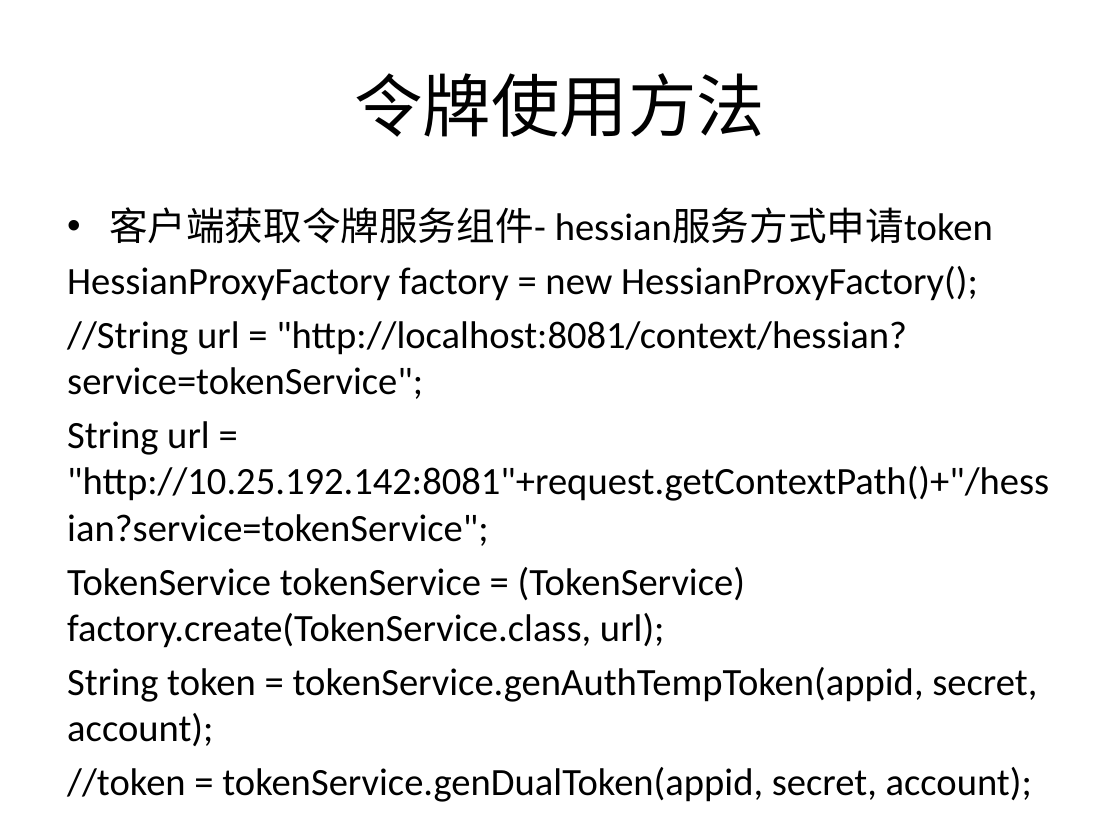
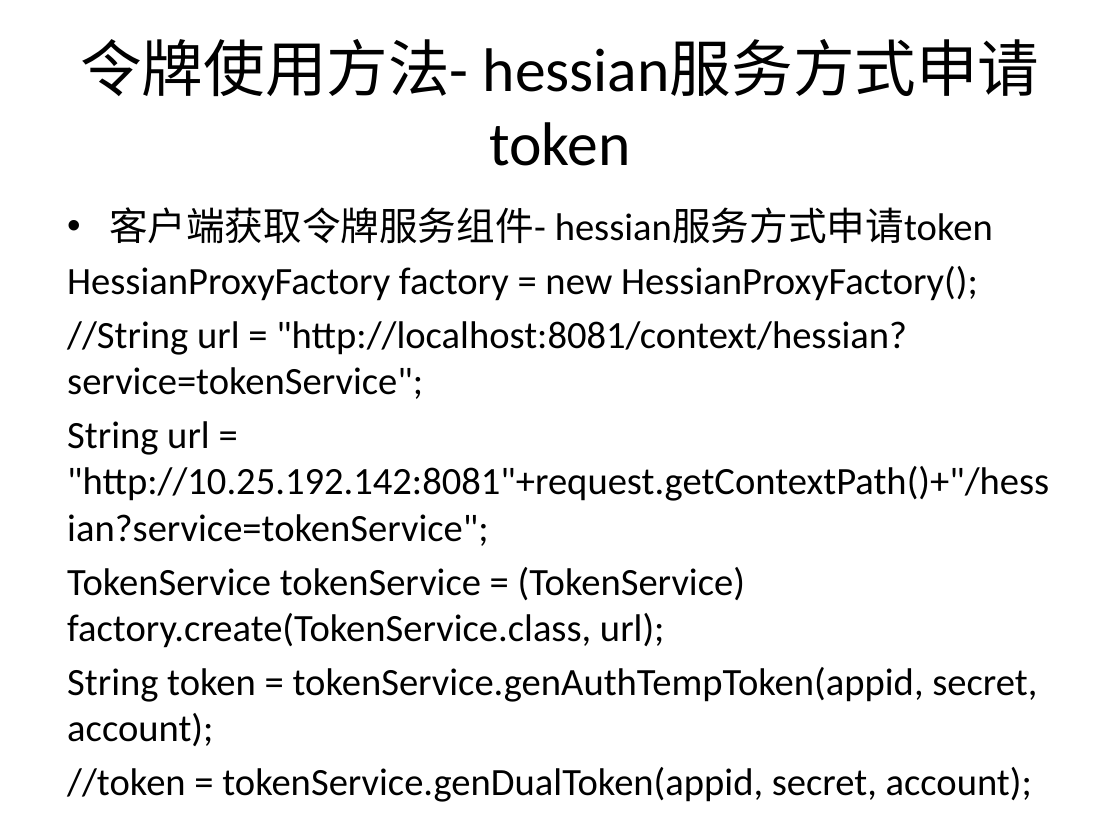
Before and after one commit to bbossgroups/bboss, a slide deck: slide 6 of 文档/令牌管理.pptx (slide 4 before the commit). Drawn at 1120x840 pixels with LibreOffice and Linux fonts; fonts in the diff are those of the drawing. Boxes give left, top, right and bottom in pixels: in the first picture for what was removed or moved away, otherwise in the second. Text is boxed around its words. In the diff, an @@ line names an element or a change of style, - is before the commit and + after.

Commit message:
1.完善mongodb过期令牌检测机制并增加测试用例 2.完善令牌管理文档

```diff
--- a/文档/令牌管理.pptx
+++ b/文档/令牌管理.pptx
@@ title at bbox=[80, 39, 468, 97]: text changed; size 44 to 39.6 pt @@
-令牌使用方法
+令牌使用方法- hessian服务方式申请token
```
Also in this commit, not shown: 8 other slides changed, 6 slides added, 3 other files.
